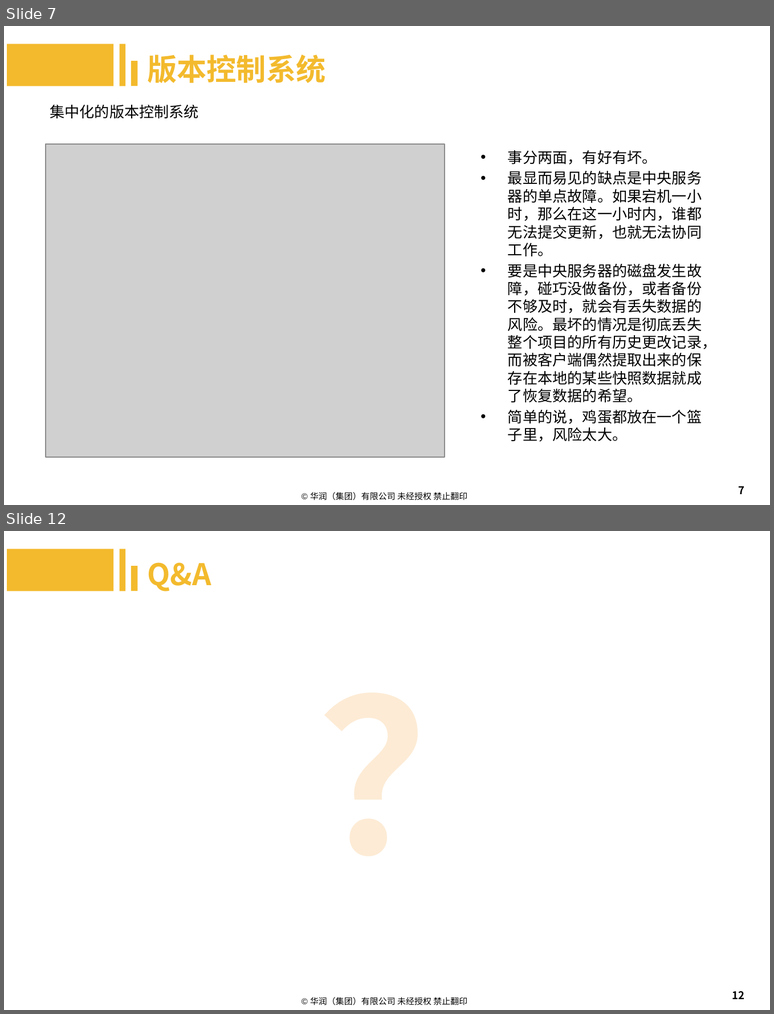
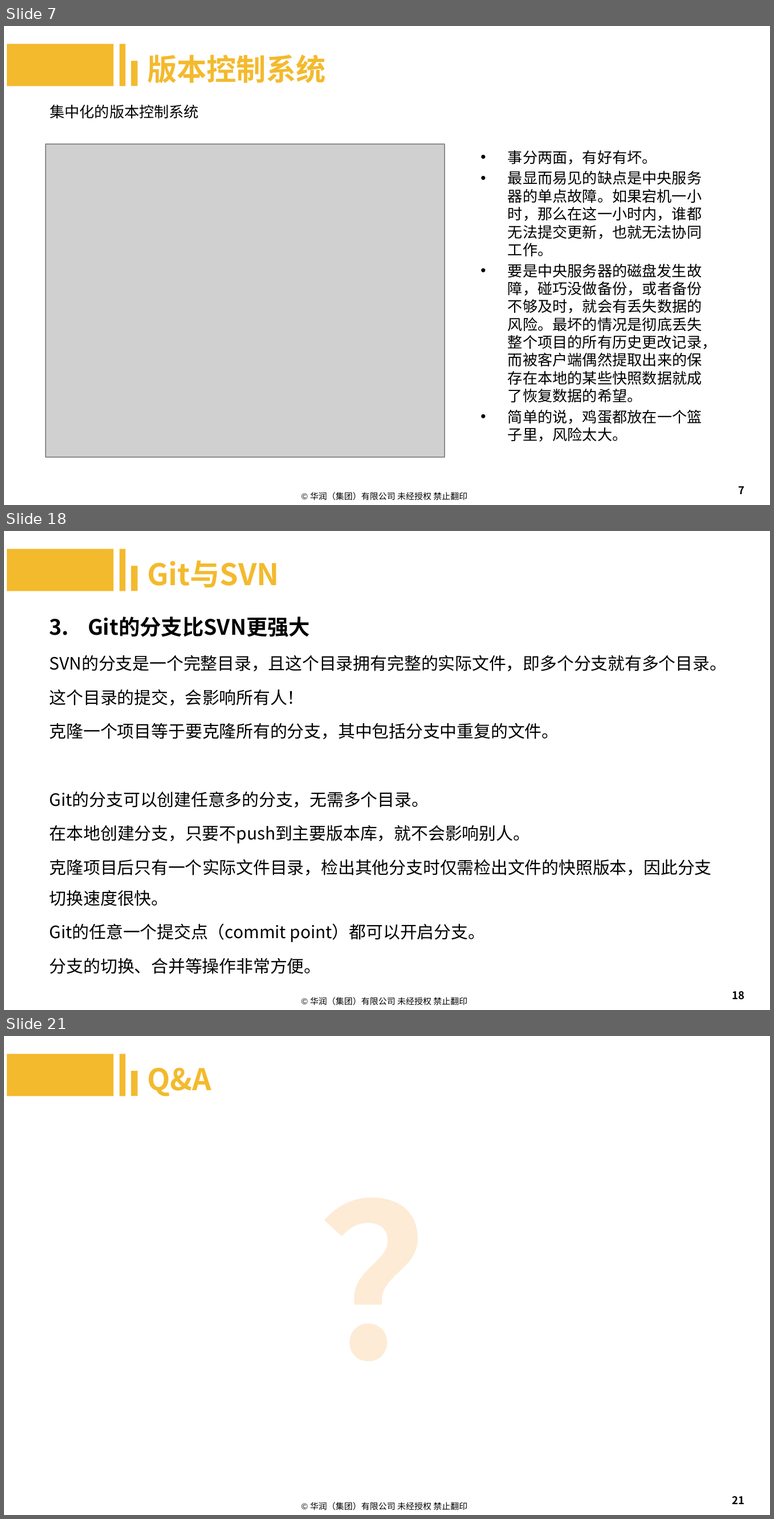
Before and after one commit to machenzhao/git-present, a slide deck: Git.pptx. Shown one above the other, each under a label of ours: slides 7 and 12 before the commit, slides 7, 18 and 21 after it; the slides between them are not shown. The pictures are 774x1014 and 774x1519 pixels, drawn with LibreOffice and Linux fonts; fonts in the diff are those of the drawing; grey boxes stand for pictures; background and template pictures are left out. Boxes give left, top, right and bottom in pixels: in the first picture for what was removed or moved away, otherwise in the second. Text is boxed around its words. In the diff, an @@ line names an element or a change of style, - is before the commit and + after.

Commit message:
提交Git与SVN

```diff
--- a/Git.pptx
+++ b/Git.pptx
@@ slide 18 added at (4,531,770,1010), background #FFFFFF; not listed: 1 template element that a slide beside it also shows @@
@@ rectangle added at (7,549,113,591), fill #F3BA2D @@
@@ rectangle added at (120,549,126,591), fill #F3BA2D @@
@@ text added at (147,560,279,587), 28 pt, text #F3BA2D, bold @@
+Git与SVN
@@ rectangle added at (131,566,138,591), fill #F3BA2D @@
@@ text added at (50,616,727,974), 16 pt, text #000000 @@
+3. Git的分支比SVN更强大
+SVN的分支是一个完整目录，且这个目录拥有完整的实际文件，即多个分支就有多个目录。
+这个目录的提交，会影响所有人！
+克隆一个项目等于要克隆所有的分支，其中包括分支中重复的文件。
+Git的分支可以创建任意多的分支，无需多个目录。
+在本地创建分支，只要不push到主要版本库，就不会影响别人。
+克隆项目后只有一个实际文件目录，检出其他分支时仅需检出文件的快照版本，因此分支切换速度很快。
+Git的任意一个提交点（commit point）都可以开启分支。
+分支的切换、合并等操作非常方便。
@@ page number added at (732,991,744,1000), 10 pt, text #000000 @@
+18
@@ what was slide 12 is now slide 21 @@
@@ page number at (732,1496,744,1504): text changed @@
-12
+21
```
Also in this commit, not shown: 4 slides changed, 8 other slides added.
